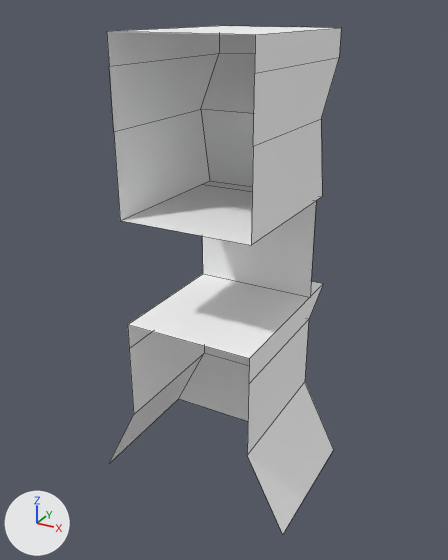
Before and after pictures for a commit that changed the FBX model GAME/Assets/ImportedAssets/Foreground/Single Models/B_1B.fbx.
Camera for both pictures: a 50 mm lens placed at (0.726, -1.305, 0.748), pointed at (-0.016, 0.043, 0.075). The axes (+X, +Y, +Z) are drawn at lower left. The lights are the same throughout. Mesh edges are drawn as thin lines. Where no turn or scale is listed for an object, it has been applied to the vertices.

In view in the first picture: 'B_1B'.
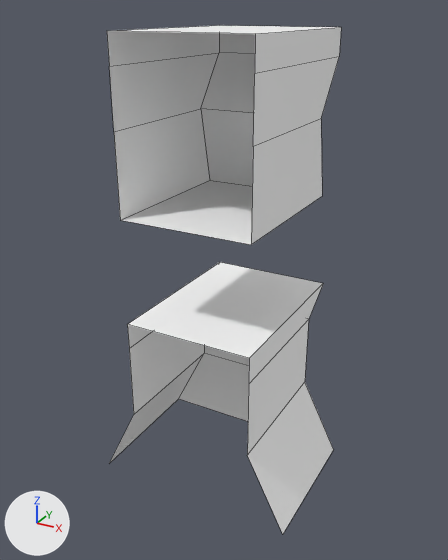
The edits, one by one:
me_mesh has 36 vertices, 22 faces and spans x -0.284..0.279, y -0.178..0.31, z -0.493..0.702.
me_mesh is used by ob_b_1b; location (0.0, 0.0, 0.0).
Verts and faces of me_mesh; kept vertices keep their numbers, new ones are numbered from 36.
Before the commit, vertices of me_mesh: 0 (0.173, -0.178, -0.001) at pixel (249, 358), 1 (0.173, 0.31, -0.001) at pixel (323, 283), 6 (-0.178, -0.178, -0.001) at pixel (127, 324), 7 (-0.178, 0.31, -0.001), 20 (0.173, 0.204, -0.071) at pixel (308, 319).
Before the commit, vertices of me_mesh: 21 (-0.178, 0.204, -0.071).
Before the commit, vertices of me_mesh: 2 (0.173, -0.178, 0.702) at pixel (255, 34), 3 (0.173, 0.31, 0.702) at pixel (341, 27), 4 (-0.178, -0.178, 0.702) at pixel (106, 31), 5 (-0.178, 0.31, 0.702) at pixel (219, 25), 8 (0.173, 0.204, 0.491) at pixel (321, 119).
Before the commit, vertices of me_mesh: 11 (-0.178, 0.204, 0.491) at pixel (200, 109), 12 (0.173, 0.31, 0.631) at pixel (339, 57), 15 (-0.178, 0.31, 0.631) at pixel (219, 53), 28 (-0.178, -0.178, 0.281) at pixel (120, 220), 29 (-0.178, 0.25, 0.281) at pixel (209, 180).
Before the commit, vertices of me_mesh: 30 (0.173, 0.25, 0.281) at pixel (322, 196), 31 (0.173, -0.178, 0.281) at pixel (251, 245).
me_mesh part 1: the loose piece of 4 vertices spanning x -0.178..0.173, y 0.204, z -0.001..0.281 is deleted.
Part 2, on me_mesh:
Vertices 0, 1, 6, 7, 20, 21 move by (0.0, 0.0, 0.002).
Part 3, on me_mesh:
Vertices 2 to 5, 28 to 31 move by (0.0, 0.0, 0.001).
Vertices 8, 11, 12, 15 move by (0.0, 0.0, 0.002).

Boxes [x1, y1, x2, y2] around the edits, measured in the pictures (448 x 560 px; the box of a moved part takes in the faces that stretch with it):
'B_1B', reshaped
    before: [107, 26, 341, 534]
    after: [107, 25, 341, 534]
part 1 of me_mesh, deleted
    before: [202, 201, 316, 297]
part 2 of me_mesh, moved or reshaped
    before: [128, 274, 323, 455]
    after: [127, 262, 323, 455]
part 3 of me_mesh, moved or reshaped
    before: [107, 26, 341, 245]
    after: [107, 25, 341, 245]
